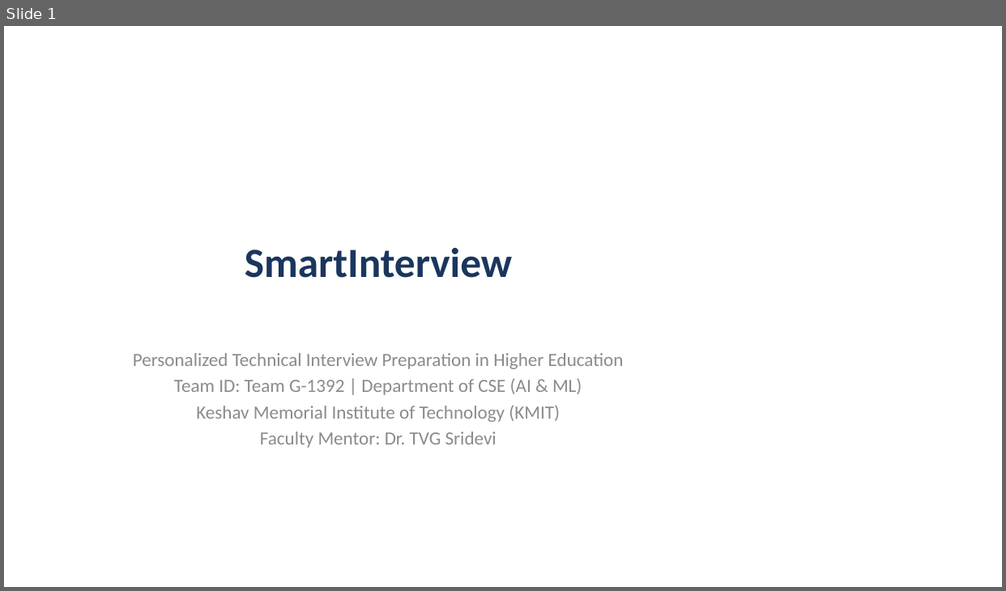
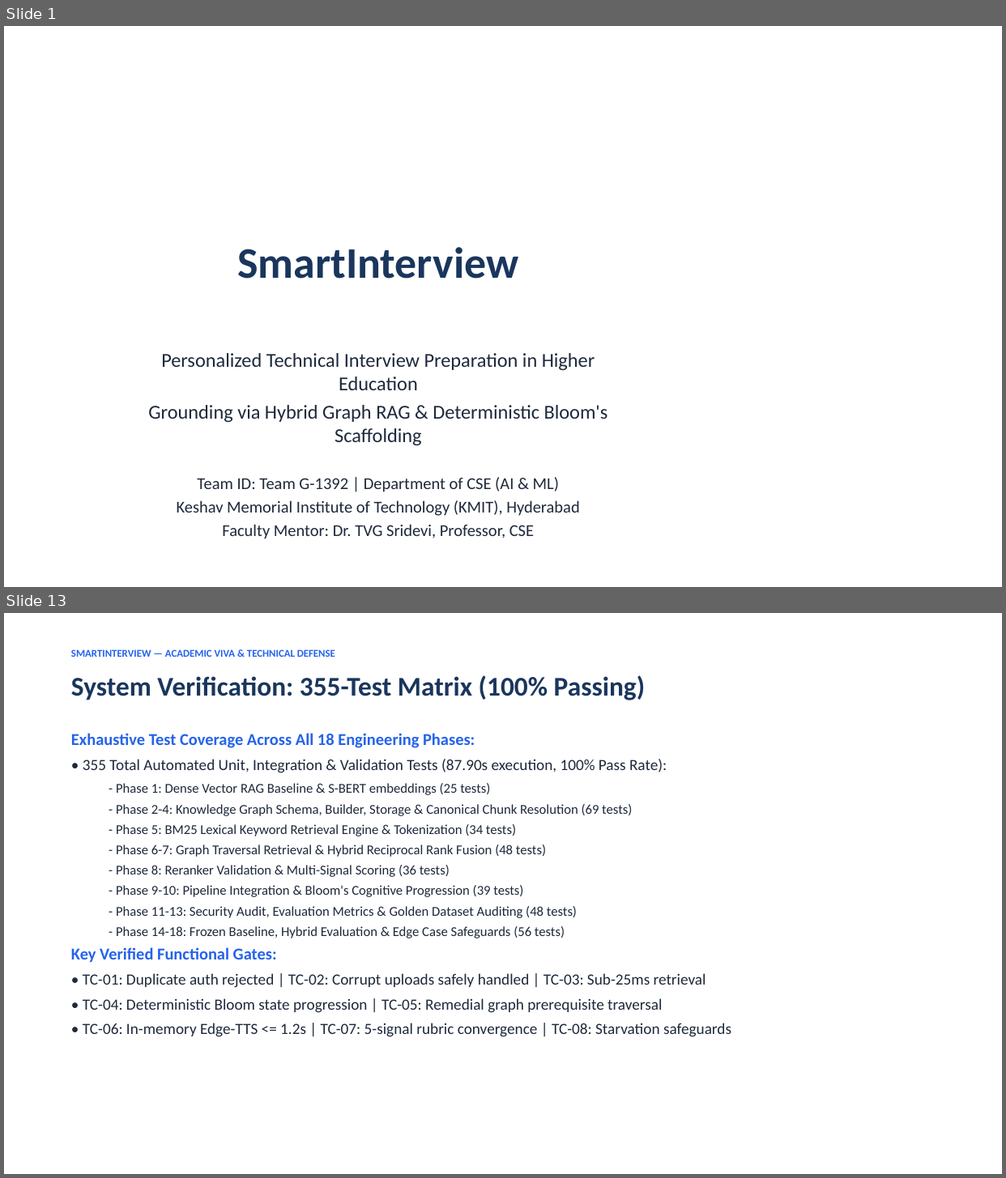
Before and after one commit to Ranith11/SmartInterview-team-main, a slide deck: SmartInterview_Deliverables/04_Presentation_and_Defense/SmartInterview_Project_Presentation.pptx. Shown one above the other, each under a label of ours: slide 1 before the commit, slides 1 and 13 after it; the slides between them are not shown. The pictures are 1006x591 and 1006x1178 pixels, drawn with LibreOffice and Linux fonts; fonts in the diff are those of the drawing. Boxes give left, top, right and bottom in pixels: in the first picture for what was removed or moved away, otherwise in the second. Text is boxed around its words. In the diff, an @@ line names an element or a change of style, - is before the commit and + after.

Commit message:
docs: complete synchronization of SRS, PPT, Research Paper, Master Encyclopedia, and deliverables with embedded diagrams, screenshots, and 355-test matrix

```diff
--- a/SmartInterview_Deliverables/04_Presentation_and_Defense/SmartInterview_Project_Presentation.pptx
+++ b/SmartInterview_Deliverables/04_Presentation_and_Defense/SmartInterview_Project_Presentation.pptx
@@ slide 13 added at <box>4,613,1002,1174</box>, background #FFFFFF @@
@@ text added at <box>71,649,335,657</box>, 10 pt, text #2563EB, bold @@
+SMARTINTERVIEW — ACADEMIC VIVA & TECHNICAL DEFENSE
@@ text added at <box>71,675,645,700</box>, 26 pt, text #1A365D, bold @@
+System Verification: 355-Test Matrix (100% Passing)
@@ text added at <box>71,733,731,1037</box>, 13 pt, text #1E293B @@
+Exhaustive Test Coverage Across All 18 Engineering Phases:
+• 355 Total Automated Unit, Integration & Validation Tests (87.90s execution, 100% Pass Rate):
+  - Phase 1: Dense Vector RAG Baseline & S-BERT embeddings (25 tests)
+  - Phase 2-4: Knowledge Graph Schema, Builder, Storage & Canonical Chunk Resolution (69 tests)
+  - Phase 5: BM25 Lexical Keyword Retrieval Engine & Tokenization (34 tests)
+  - Phase 6-7: Graph Traversal Retrieval & Hybrid Reciprocal Rank Fusion (48 tests)
+  - Phase 8: Reranker Validation & Multi-Signal Scoring (36 tests)
+  - Phase 9-10: Pipeline Integration & Bloom's Cognitive Progression (39 tests)
+  - Phase 11-13: Security Audit, Evaluation Metrics & Golden Dataset Auditing (48 tests)
+  - Phase 14-18: Frozen Baseline, Hybrid Evaluation & Edge Case Safeguards (56 tests)
+Key Verified Functional Gates:
+• TC-01: Duplicate auth rejected | TC-02: Corrupt uploads safely handled | TC-03: Sub-25ms retrieval
+• TC-04: Deterministic Bloom state progression | TC-05: Remedial graph prerequisite traversal
+• TC-06: In-memory Edge-TTS <= 1.2s | TC-07: 5-signal rubric convergence | TC-08: Starvation safeguards
@@ slide 1 changed as well @@
@@ title "SmartInterview" at <box>237,247,518,279</box>: size 40 to 42 pt @@
@@ subtitle at <box>161,353,595,493</box>: size 18 to 19 pt in "Personalized Technical Interview Preparation in Higher Educa ..."; text colour #8C8C8C to #1E293B in "Personalized Technical Interview Preparation in Higher Educa ...", "Team ID: Team G-1392 | Department of ..."; size 18 to 16 pt in "Team ID: Team G-1392 | Department of ..." @@
@@ subtitle at <box>148,405,608,446</box>: paragraph added @@
+Grounding via Hybrid Graph RAG & Deterministic Bloom's Scaffolding
@@ subtitle at <box>177,501,580,540</box>: text changed; size 18 to 16 pt; text colour #8C8C8C to #1E293B @@
-Keshav Memorial Institute of Technology (KMIT)
-Faculty Mentor: Dr. TVG Sridevi
+Keshav Memorial Institute of Technology (KMIT), Hyderabad
+Faculty Mentor: Dr. TVG Sridevi, Professor, CSE
```
Also in this commit, not shown: 1 other slide changed, 11 other slides added, 9 slides removed, 26 other files.
